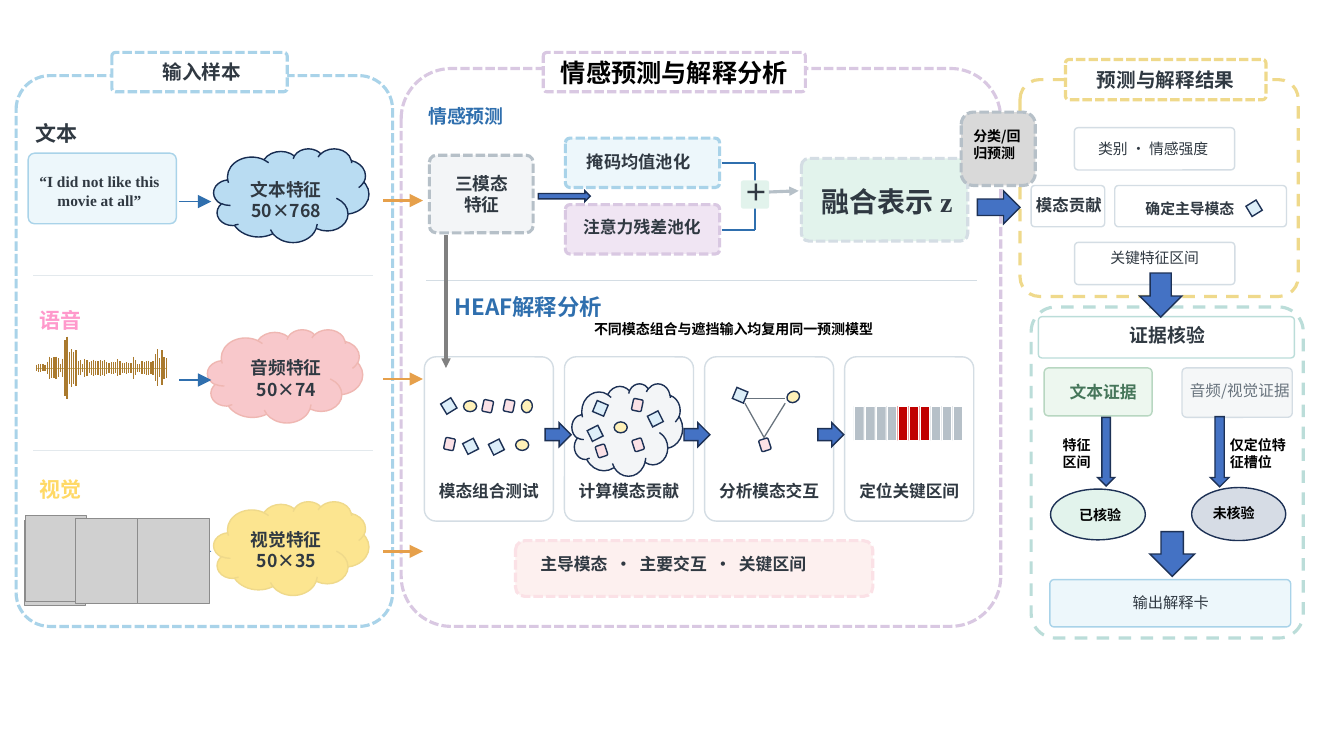
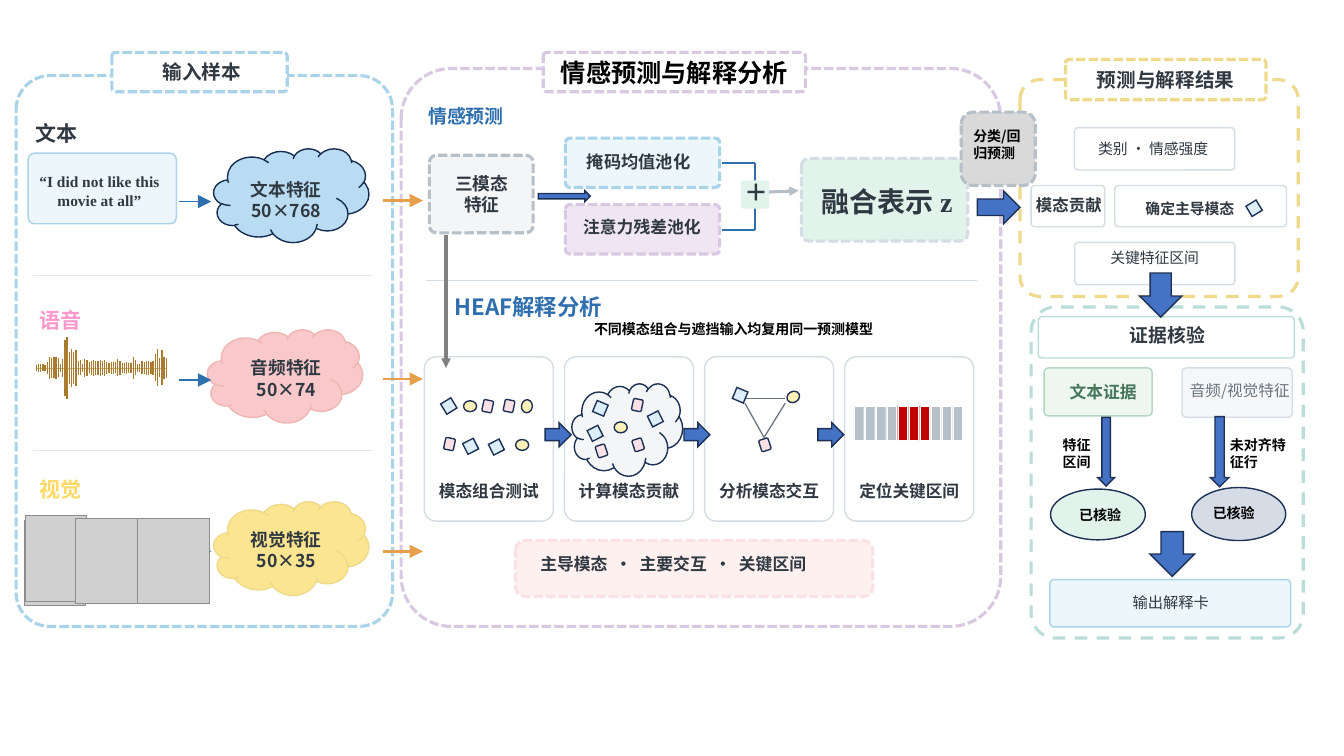
Before and after one commit to chen0206a/HuaweiCup2026, a slide deck: slide 1 of Q1_论文绘图数据与LaTeX交付包/Q1_论文绘图数据与LaTeX交付包/paper/figures/q3/fig14_q3_heaf_framework_source.pptx. Drawn at 1344x756 pixels with LibreOffice and Linux fonts; fonts in the diff are those of the drawing; grey boxes stand for pictures. Boxes give left, top, right and bottom in pixels: in the first picture for what was removed or moved away, otherwise in the second. Text is boxed around its words. In the diff, an @@ line names an element or a change of style, - is before the commit and + after.

```diff
--- a/Q1_论文绘图数据与LaTeX交付包/Q1_论文绘图数据与LaTeX交付包/paper/figures/q3/fig14_q3_heaf_framework_source.pptx
+++ b/Q1_论文绘图数据与LaTeX交付包/Q1_论文绘图数据与LaTeX交付包/paper/figures/q3/fig14_q3_heaf_framework_source.pptx
@@ text at [1190, 383, 1290, 399]: text changed @@
-音频/视觉证据
+音频/视觉特征
@@ text at [1230, 438, 1286, 469]: text changed @@
-仅定位特征槽位
+未对齐特征行
@@ text at [1213, 506, 1255, 519]: text changed @@
-未核验
+已核验
```
Also in this commit, not shown: 13 other files.
